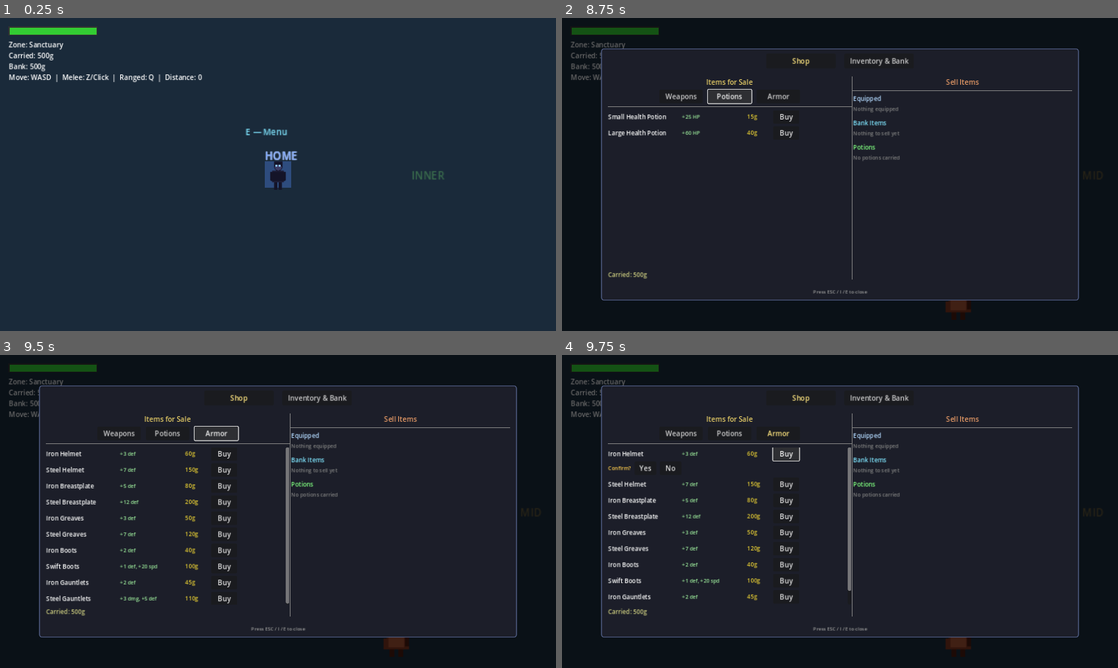
Above: before the commit, frames 1-4 (two rows, left to right).
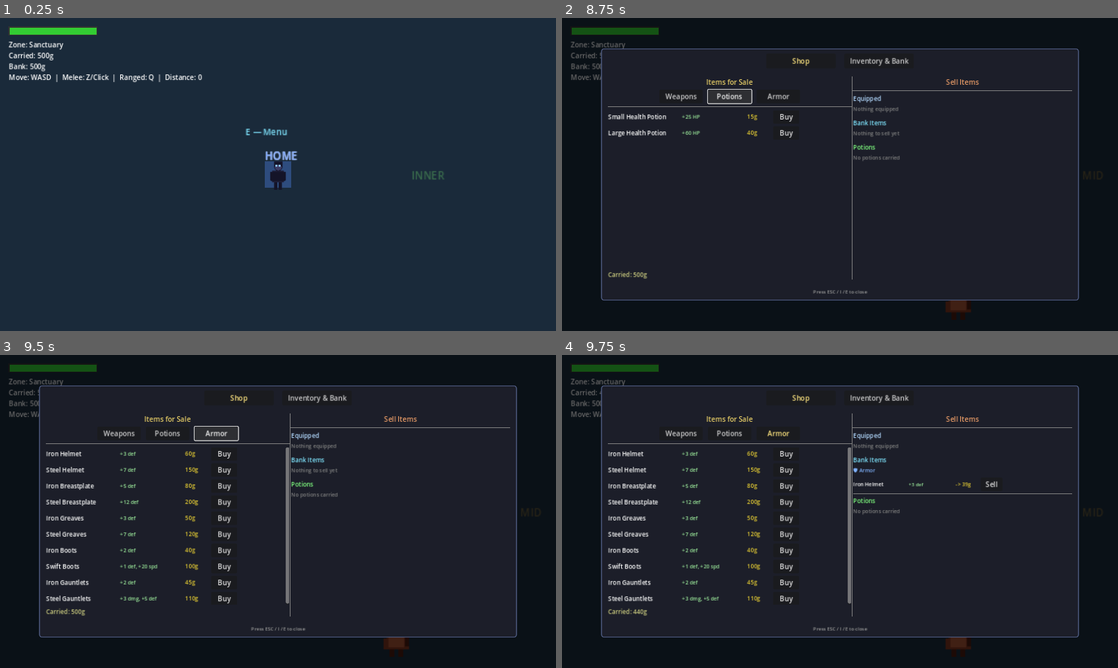
Above: after the commit, the same moments.

Repository: cbradshaw11/game-concept
Game: Godot game, scene res://scenes/world/world_scene.tscn
Two runs of this game, one before a commit and one after it. Both use one fixed random seed, a clock stepped at 60 frames per second and the inputs below.
Inputs:
- Up to frame 1 (0.25 s): no input
- Up to frame 2 (8.75 s): tap Enter at 0.5 s; hold Right (ui_right) 0.53-1.28 s; tap Space (attack) at 0.6 s; hold Down (ui_down) 1.28-2.03 s; tap R (attack_magic) at 1.35 s; hold Right (ui_right) 2.03-2.78 s; tap Z (attack_melee) at 2.1 s; hold Up (ui_up) 2.78-3.53 s; tap Q (attack_ranged) at 2.85 s; hold Left (ui_left) 3.53-5 s; tap X (guard) at 3.6 s; tap E (interact) at 4.35 s; click "Shop" at 5 s; click "Inventory & Bank" at 5.75 s; click "Shop" at 6.5 s; click "Weapons" at 7.25 s; click "Potions" at 8 s
- Up to frame 3 (9.5 s): click "Armor" at 8.75 s
- Up to frame 4 (9.75 s): click "Buy" at 9.5 s

Frames 1-3 are identical in both runs. In frame 4, 2.7% of the frame differs, in the area x 6-92%, y 11-83%.

Commit message:
remove: buy and sell confirmation prompts

Diff:
--- a/game/scenes/hub/unified_menu.gd
+++ b/game/scenes/hub/unified_menu.gd
@@ -382,7 +382,7 @@
 		buy_btn.disabled = true
 		buy_btn.modulate = Color(0.5, 0.5, 0.5)
 	else:
-		buy_btn.pressed.connect(func(): _show_buy_confirm(row, item))
+		buy_btn.pressed.connect(func(): _buy_item(item))
 	hbox.add_child(buy_btn)
 
 func _show_buy_confirm(row: VBoxContainer, item: Dictionary) -> void:
@@ -640,7 +640,7 @@
 	var item_ref := item
 	var slot_ref := slot
 	var eq_ref := is_equipped
-	sell_btn.pressed.connect(func(): _show_sell_confirm(row, item_ref, slot_ref, eq_ref, sell_price))
+	sell_btn.pressed.connect(func(): _sell_item(item_ref, slot_ref, eq_ref))
 	hbox.add_child(sell_btn)
 
 var _sell_confirm_row: Node = null
